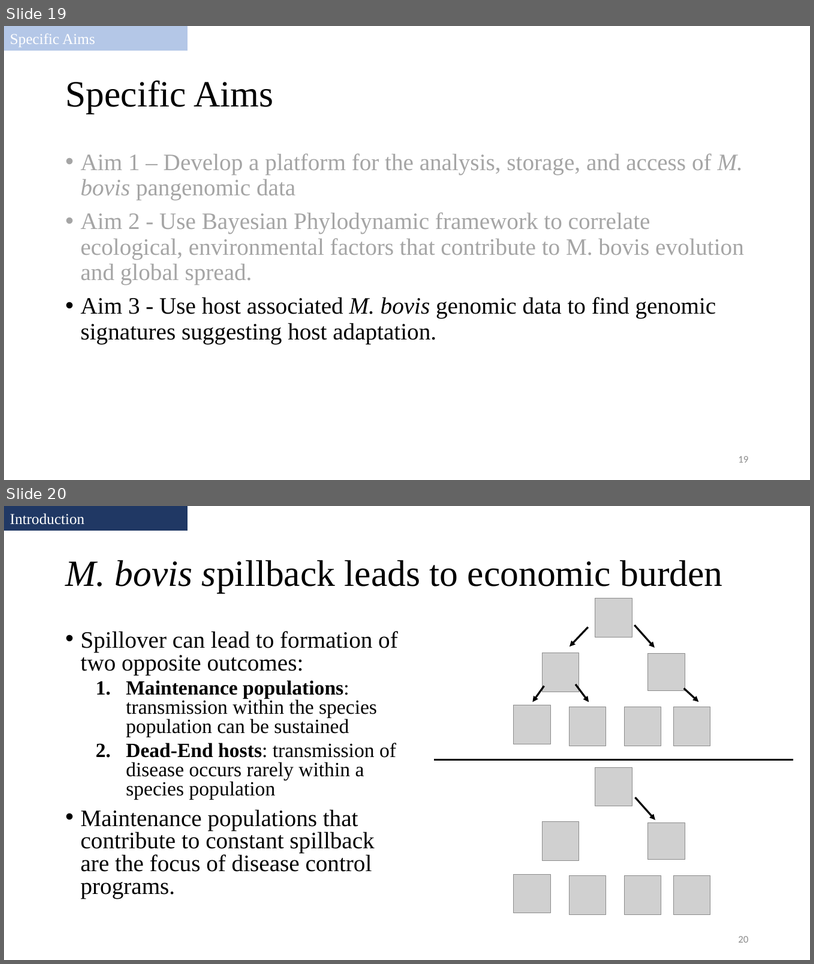
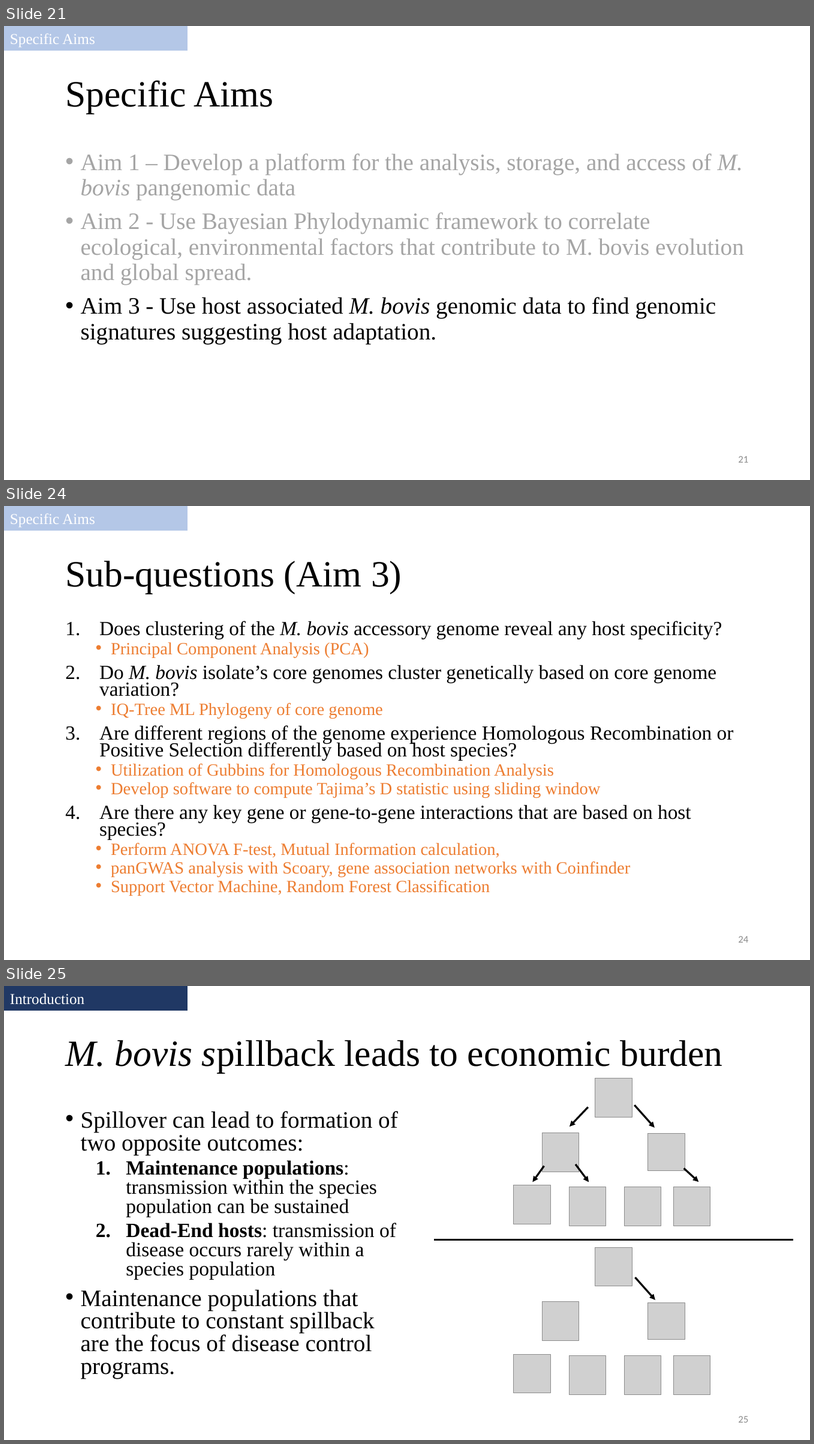
Before and after one commit to salvadorlab/Bovis-PangenomeOfReservoirs, a slide deck: Resources/2021_committeemeeting.pptx. Shown one above the other, each under a label of ours: slides 19 and 20 before the commit, slides 21, 24 and 25 after it; the slides between them are not shown. The pictures are 814x964 and 814x1444 pixels, drawn with LibreOffice and Linux fonts; fonts in the diff are those of the drawing; grey boxes stand for pictures. Boxes give left, top, right and bottom in pixels: in the first picture for what was removed or moved away, otherwise in the second. Text is boxed around its words. In the diff, an @@ line names an element or a change of style, - is before the commit and + after.

```diff
--- a/Resources/2021_committeemeeting.pptx
+++ b/Resources/2021_committeemeeting.pptx
@@ slide 24 added at bbox=[4, 506, 810, 960], background #FFFFFF @@
@@ rectangle added at bbox=[4, 506, 188, 530], fill #B4C7E7, outline #B4C7E7 1 pt, 18 pt, text #FFFFFF @@
+Specific Aims
@@ title added at bbox=[65, 561, 402, 593], 44 pt, text #000000 @@
+Sub-questions (Aim 3)
@@ text added at bbox=[99, 621, 734, 895], 20.4 pt, text #ED7D31 @@
+1. Does clustering of the M. bovis accessory genome reveal any host specificity?
+  • Principal Component Analysis (PCA)
+2. Do M. bovis isolate’s core genomes cluster genetically based on core genome variation?
+  • IQ-Tree ML Phylogeny of core genome
+3. Are different regions of the genome experience Homologous Recombination or Positive Selection differently based on host species?
+  • Utilization of Gubbins for Homologous Recombination Analysis
+  • Develop software to compute Tajima’s D statistic using sliding window
+4. Are there any key gene or gene-to-gene interactions that are based on host species?
+  • Perform ANOVA F-test, Mutual Information calculation,
+  • panGWAS analysis with Scoary, gene association networks with Coinfinder
+  • Support Vector Machine, Random Forest Classification
@@ page number added at bbox=[738, 936, 749, 942], 12 pt, text #8C8C8C @@
+24
@@ what was slide 19 is now slide 21 @@
@@ page number at bbox=[738, 456, 749, 462]: text changed @@
-19
+21
@@ what was slide 20 is now slide 25 @@
@@ page number at bbox=[738, 1416, 749, 1422]: text changed @@
-20
+25
```
Also in this commit, not shown: 2 slides changed, 5 other slides added, 8 slides removed, 5 other files.
